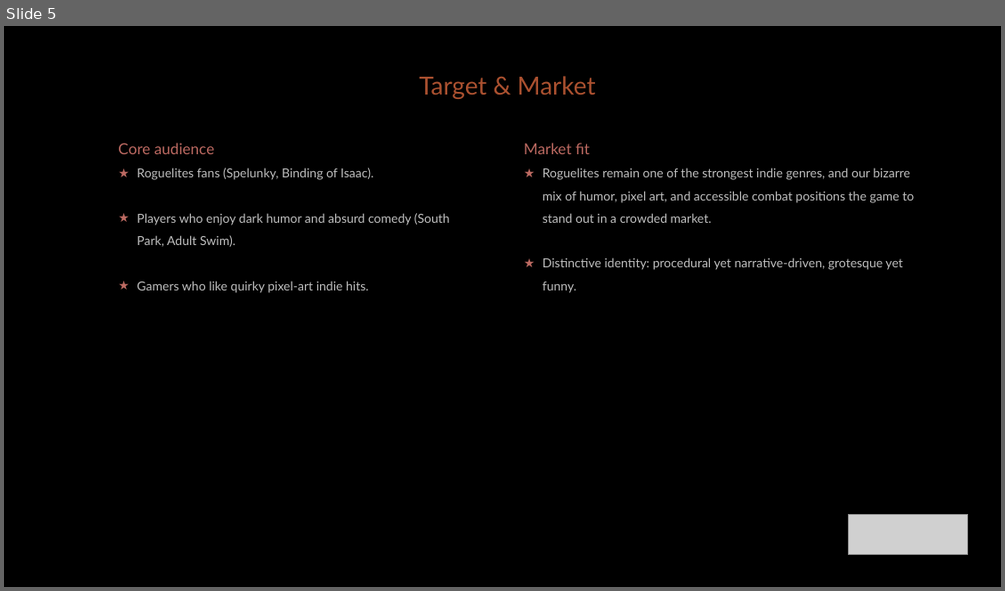
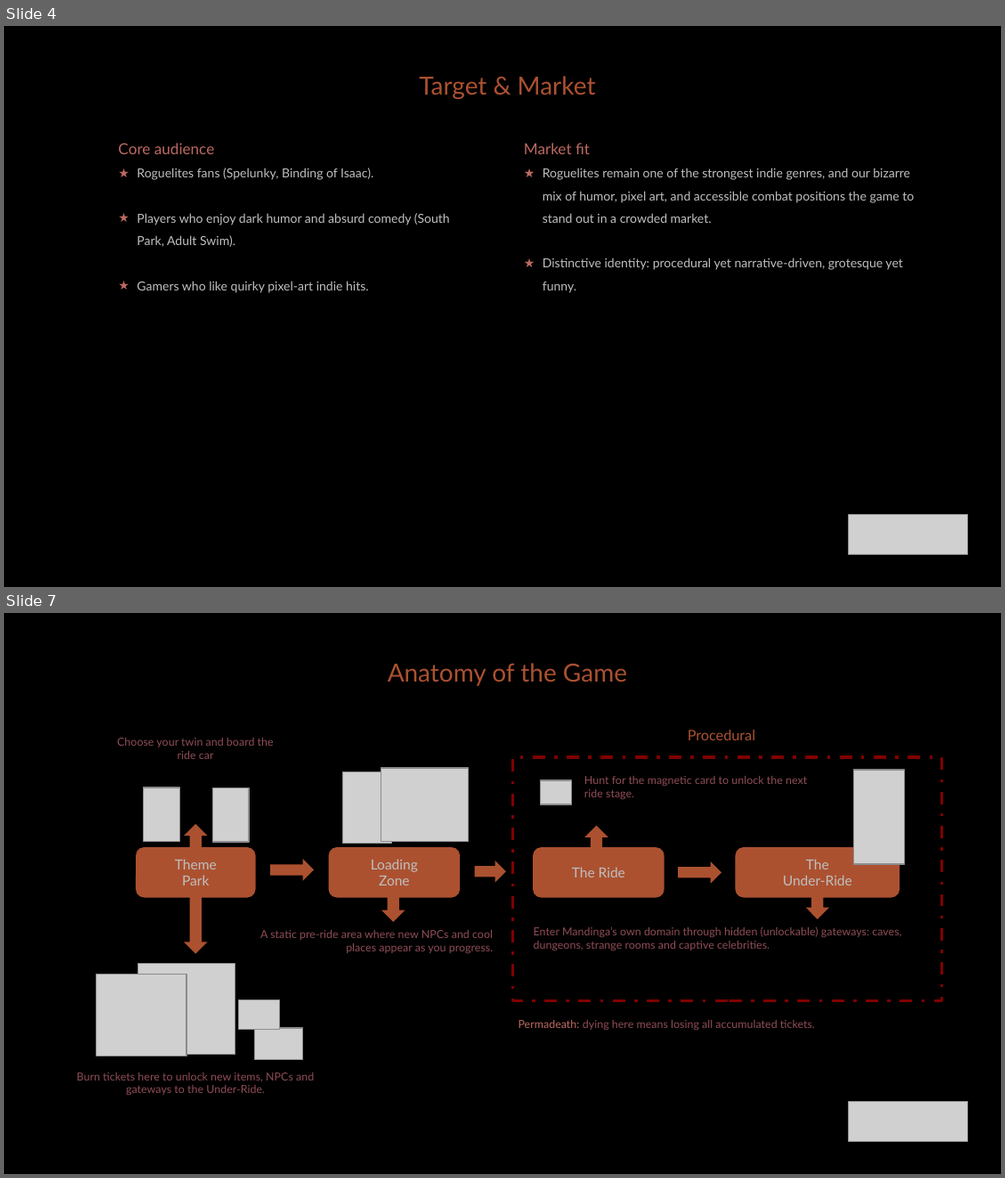
Before and after one commit to diegohcanepa/Remizione, a slide deck: Pitch Deck.pptx. Shown one above the other, each under a label of ours: slide 5 before the commit, slides 4 and 7 after it; the slides between them are not shown. The pictures are 1005x591 and 1005x1178 pixels, drawn with LibreOffice and Linux fonts; fonts in the diff are those of the drawing; grey boxes stand for pictures; background and template pictures are left out. Boxes give left, top, right and bottom in pixels: in the first picture for what was removed or moved away, otherwise in the second. Text is boxed around its words. In the diff, an @@ line names an element or a change of style, - is before the commit and + after.

```diff
--- a/Pitch Deck.pptx
+++ b/Pitch Deck.pptx
@@ slide 7 added at bbox=[4, 613, 1001, 1174], background picture (left out) @@
@@ text added at bbox=[388, 663, 627, 686], 18 pt, text #AB5130 @@
+Anatomy of the Game
@@ text added at bbox=[117, 738, 274, 759], 8 pt, text #8F4D57 @@
+Choose your twin and board the ride car
@@ text added at bbox=[688, 730, 755, 740], 10.5 pt, text #AB5130 @@
+Procedural
@@ picture added at bbox=[343, 772, 393, 844] @@
@@ picture added at bbox=[380, 768, 468, 841] @@
@@ rectangle added at bbox=[512, 757, 941, 1001], outline #800000 2.25 pt dashed @@
@@ picture added at bbox=[854, 770, 905, 864] @@
@@ picture added at bbox=[144, 787, 180, 841] @@
@@ picture added at bbox=[212, 787, 248, 841] @@
@@ picture added at bbox=[541, 780, 571, 804] @@
@@ text added at bbox=[584, 776, 807, 799], 8 pt, text #8F4D57 @@
+Hunt for the magnetic card to unlock the next ride stage.
@@ down arrow added at bbox=[184, 823, 207, 852], fill #AB5130 @@
@@ down arrow added at bbox=[584, 826, 608, 854], fill #AB5130 @@
@@ rounded rectangle added at bbox=[136, 847, 255, 897], fill #AB5130, 10 pt, text #BFBFBF @@
+Theme
+Park
@@ rounded rectangle added at bbox=[329, 847, 461, 897], fill #AB5130, 10 pt, text #BFBFBF @@
+Loading
+Zone
@@ rounded rectangle added at bbox=[533, 847, 663, 897], fill #AB5130, 10 pt, text #BFBFBF @@
+The Ride
@@ rounded rectangle added at bbox=[735, 847, 899, 897], fill #AB5130, 10 pt, text #BFBFBF @@
+The
+Under-Ride
@@ right arrow added at bbox=[270, 860, 314, 881], fill #AB5130 @@
@@ right arrow added at bbox=[475, 860, 506, 882], fill #AB5130 @@
@@ right arrow added at bbox=[678, 861, 721, 884], fill #AB5130 @@
@@ down arrow added at bbox=[184, 892, 207, 953], fill #AB5130 @@
@@ down arrow added at bbox=[381, 892, 405, 921], fill #AB5130 @@
@@ down arrow added at bbox=[805, 890, 829, 919], fill #AB5130 @@
@@ text added at bbox=[260, 930, 493, 953], 8 pt, text #8F4D57 @@
+A static pre-ride area where new NPCs and cool places appear as you progress.
@@ text added at bbox=[534, 926, 901, 950], 8 pt, text #8F4D57 @@
+Enter Mandinga’s own domain through hidden (unlockable) gateways: caves, dungeons, strange rooms and captive celebrities.
@@ picture added at bbox=[96, 973, 186, 1055] @@
@@ picture added at bbox=[138, 964, 235, 1054] @@
@@ picture added at bbox=[238, 1000, 279, 1030] @@
@@ picture added at bbox=[255, 1028, 303, 1060] @@
@@ text added at bbox=[518, 1020, 815, 1030], 8 pt, text #8F4D57 @@
+Permadeath: dying here means losing all accumulated tickets.
@@ text added at bbox=[77, 1072, 314, 1094], 8 pt, text #8F4D57 @@
+Burn tickets here to unlock new items, NPCs and gateways to the Under-Ride.
@@ picture added at bbox=[849, 1101, 968, 1142] @@
@@ what was slide 5 is now slide 4 @@
```
Also in this commit, not shown: 8 slides changed, 1 other slide added, 9 slides removed, 22 other files.
